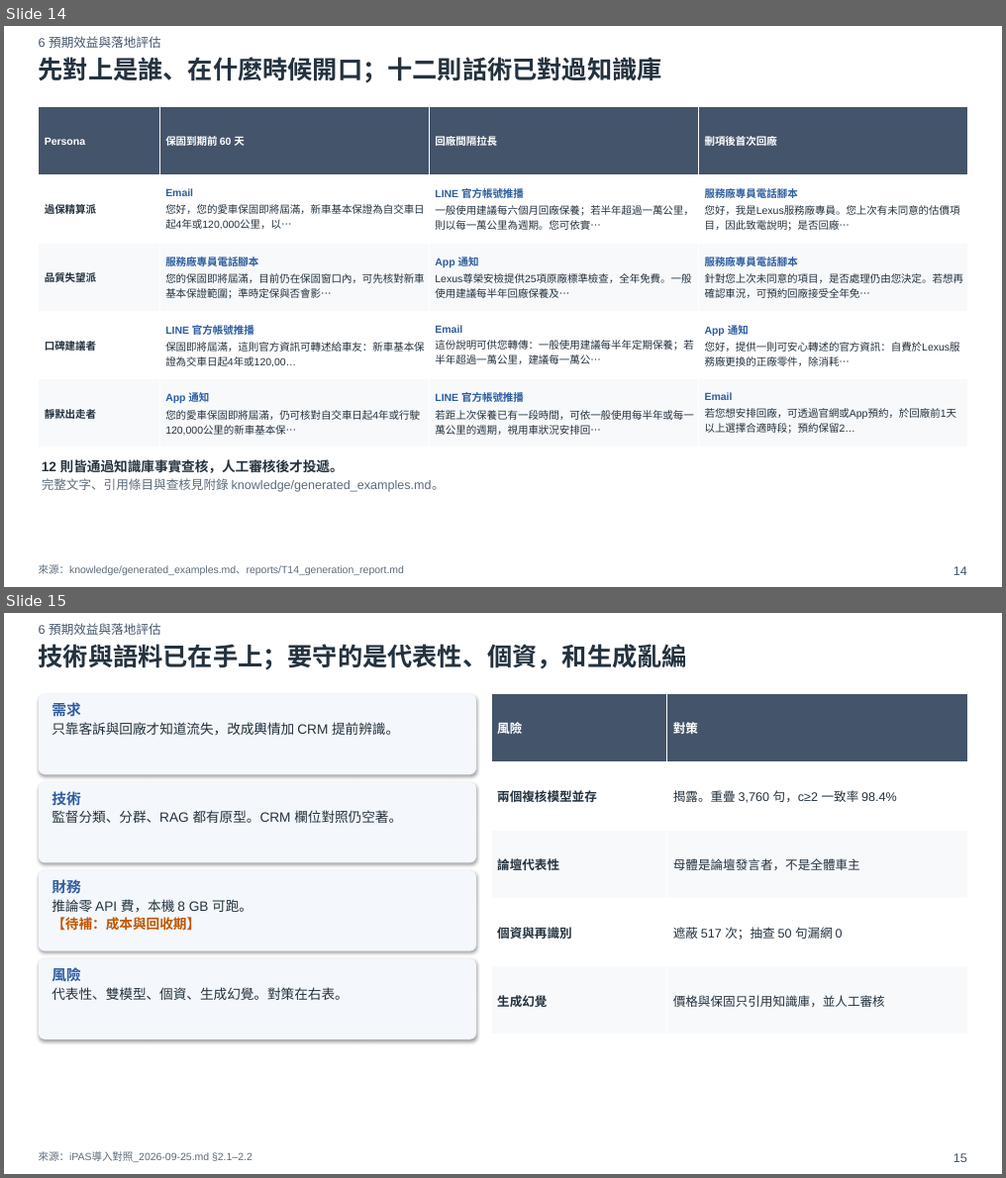
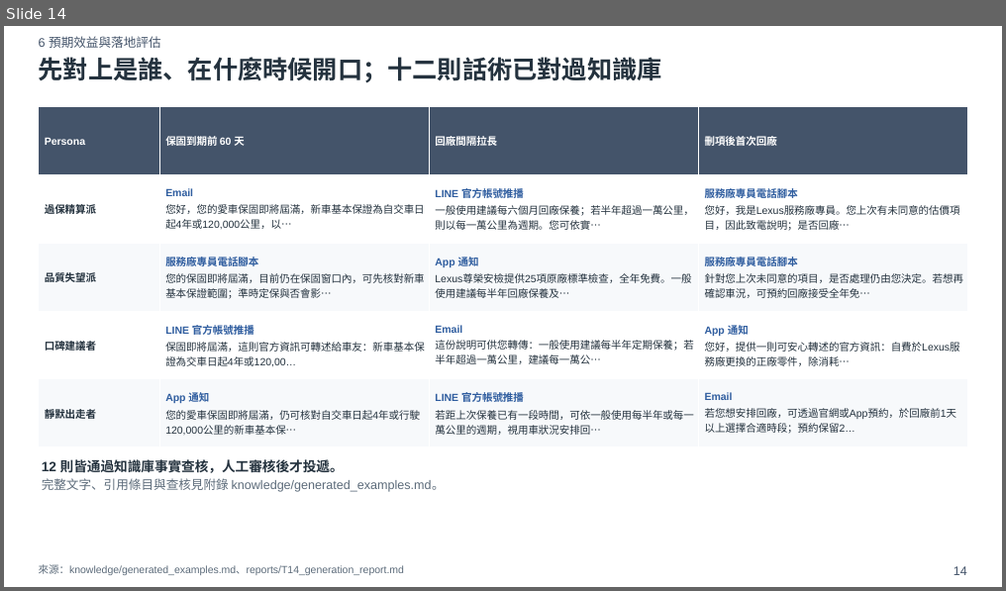
Before and after one commit to xxx789666/hotai-ai-hackathon-lexus, a slide deck: deck/初賽簡報_v0.pptx. Shown one above the other, each under a label of ours: slides 14 and 15 before the commit, slide 14 after it. The pictures are 1006x1178 and 1006x591 pixels, drawn with LibreOffice and Linux fonts; fonts in the diff are those of the drawing. Boxes give left, top, right and bottom in pixels: in the first picture for what was removed or moved away, otherwise in the second. Text is boxed around its words. In the diff, an @@ line names an element or a change of style, - is before the commit and + after.

Commit message:
初賽簡報升到 v1：套上已拍板的三層 KPI、選圖與導入時程。
附錄 A2 收來源差異、風險分布、校準與季趨勢，內容頁仍維持 15 頁。

```diff
--- a/deck/初賽簡報_v0.pptx
+++ b/deck/初賽簡報_v0.pptx
@@ slide 15 removed at bbox=[4, 613, 1002, 1174], background #FFFFFF @@
@@ text removed at bbox=[39, 623, 160, 635] @@
-6 預期效益與落地評估
@@ text removed at bbox=[39, 644, 687, 670] @@
-技術與語料已在手上；要守的是代表性、個資，和生成亂編
@@ rounded rectangle removed at bbox=[39, 694, 476, 774] @@
@@ table removed at bbox=[491, 694, 968, 1035], 5 rows, 2 columns @@
-風險 | 對策
-兩個複核模型並存 | 揭露。重疊 3,760 句，c≥2 一致率 98.4%
-論壇代表性 | 母體是論壇發言者，不是全體車主
-個資與再識別 | 遮蔽 517 次；抽查 50 句漏網 0
-生成幻覺 | 價格與保固只引用知識庫，並人工審核
@@ text removed at bbox=[52, 702, 399, 735] @@
-需求
-只靠客訴與回廠才知道流失，改成輿情加 CRM 提前辨識。
@@ rounded rectangle removed at bbox=[39, 782, 476, 863] @@
@@ text removed at bbox=[52, 791, 402, 823] @@
-技術
-監督分類、分群、RAG 都有原型。CRM 欄位對照仍空著。
@@ rounded rectangle removed at bbox=[39, 870, 476, 952] @@
@@ text removed at bbox=[52, 877, 252, 931] @@
-財務
-推論零 API 費，本機 8 GB 可跑。
-【待補：成本與回收期】
@@ rounded rectangle removed at bbox=[39, 959, 476, 1040] @@
@@ text removed at bbox=[52, 965, 348, 1000] @@
-風險
-代表性、雙模型、個資、生成幻覺。對策在右表。
@@ text removed at bbox=[39, 1152, 252, 1162] @@
-來源：iPAS導入對照_2026-09-25.md §2.1–2.2
@@ text removed at bbox=[953, 1154, 967, 1162] @@
-15
```
Also in this commit, not shown: 6 slides changed, 4 slides added, 2 other slides removed, 13 other files.
